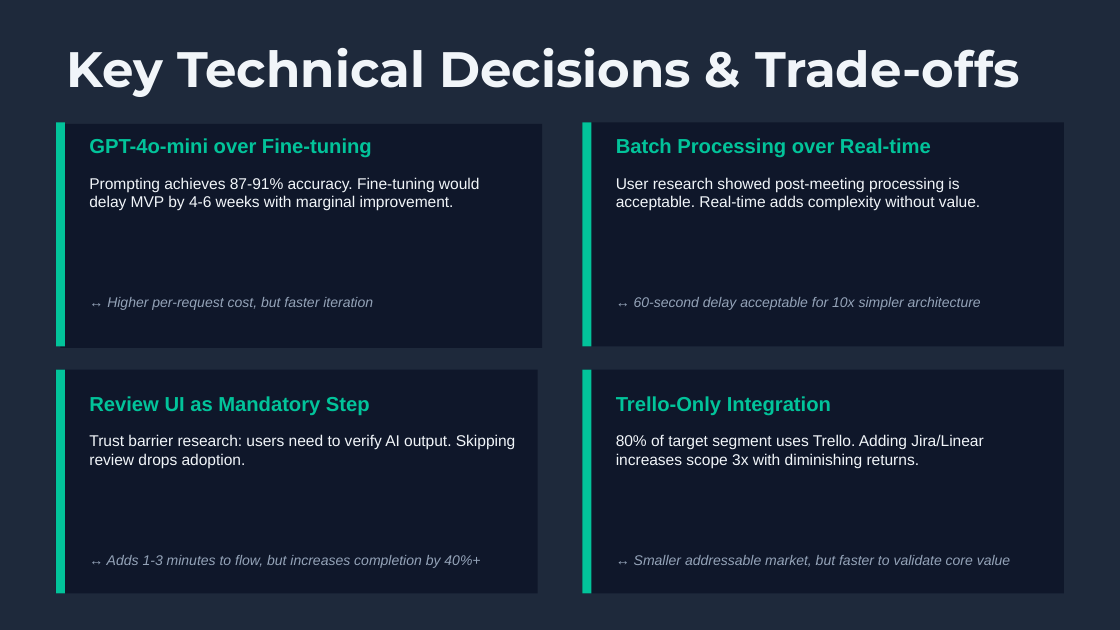
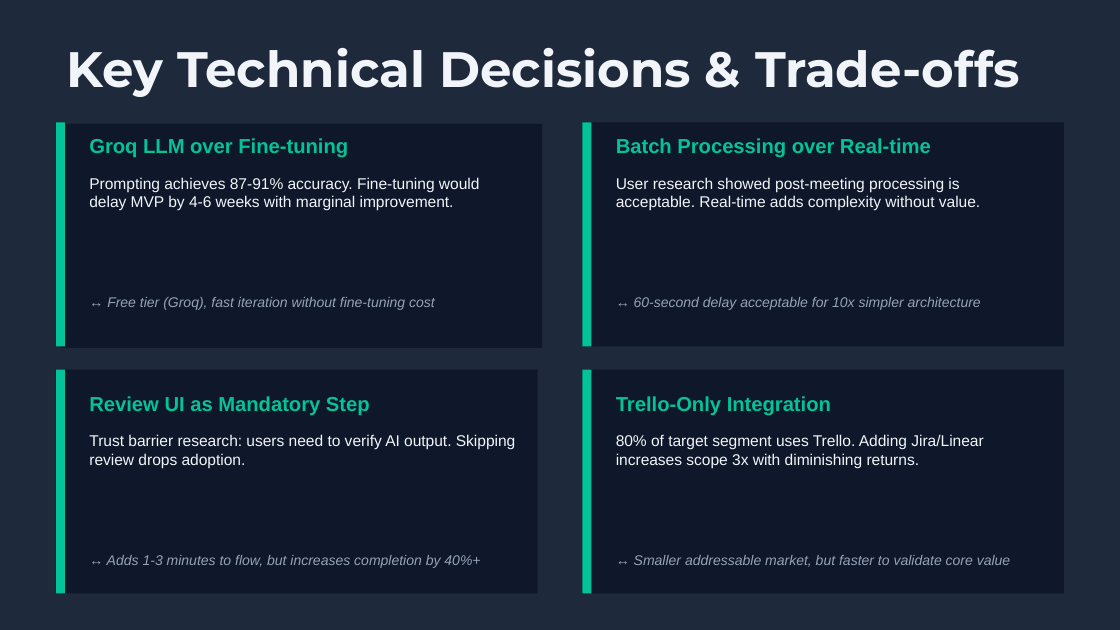
Before and after one commit to Hussnainulabidin/SyncBoard, a slide deck: slide 4 of docs/SyncBoard_MVP_Technical_Summary.pptx. Drawn at 1120x630 pixels with LibreOffice and Linux fonts; fonts in the diff are those of the drawing. Boxes give left, top, right and bottom in pixels: in the first picture for what was removed or moved away, otherwise in the second. Text is boxed around its words. In the diff, an @@ line names an element or a change of style, - is before the commit and + after.

```diff
--- a/docs/SyncBoard_MVP_Technical_Summary.pptx
+++ b/docs/SyncBoard_MVP_Technical_Summary.pptx
@@ text at (89, 138, 348, 158): text changed @@
-GPT-4o-mini over Fine-tuning
+Groq LLM over Fine-tuning
@@ text at (107, 297, 435, 310): text changed @@
-↔ Higher per-request cost, but faster iteration
+↔ Free tier (Groq), fast iteration without fine-tuning cost
```
Also in this commit, not shown: 1 other slide changed, 1 other file.
